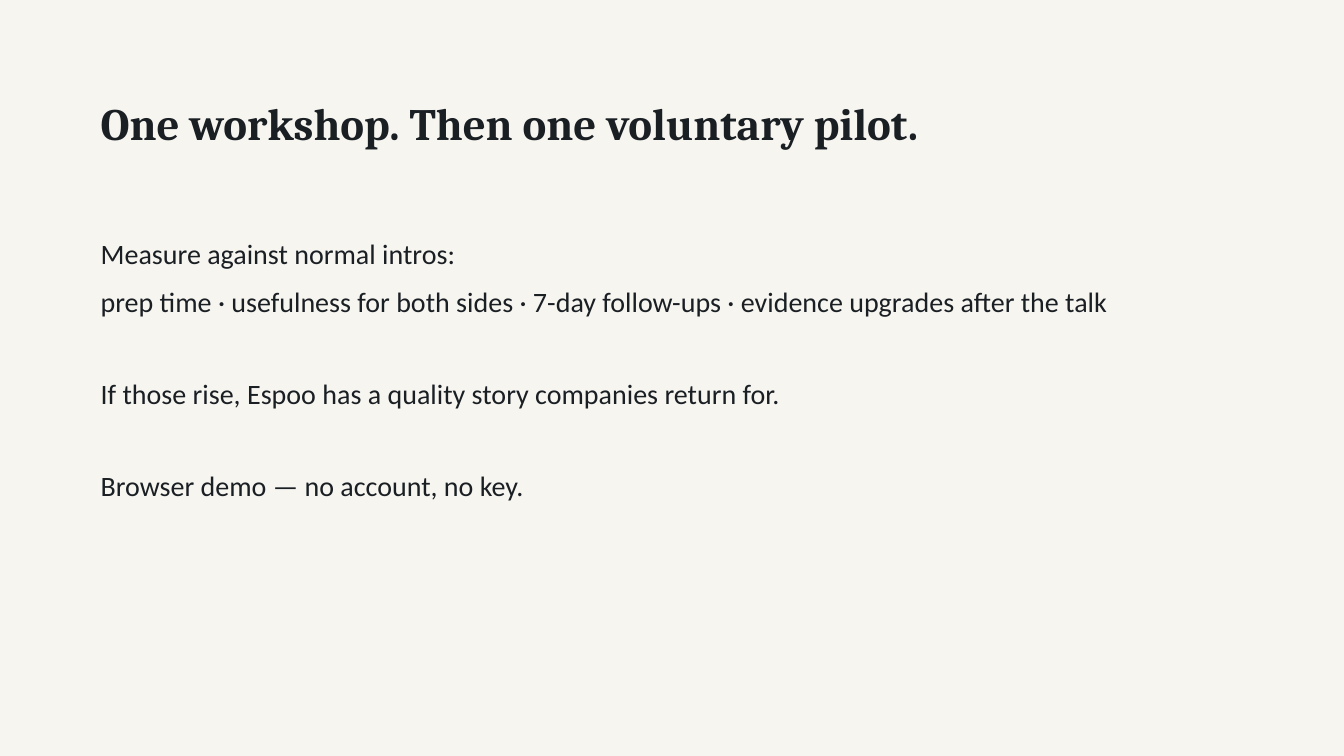
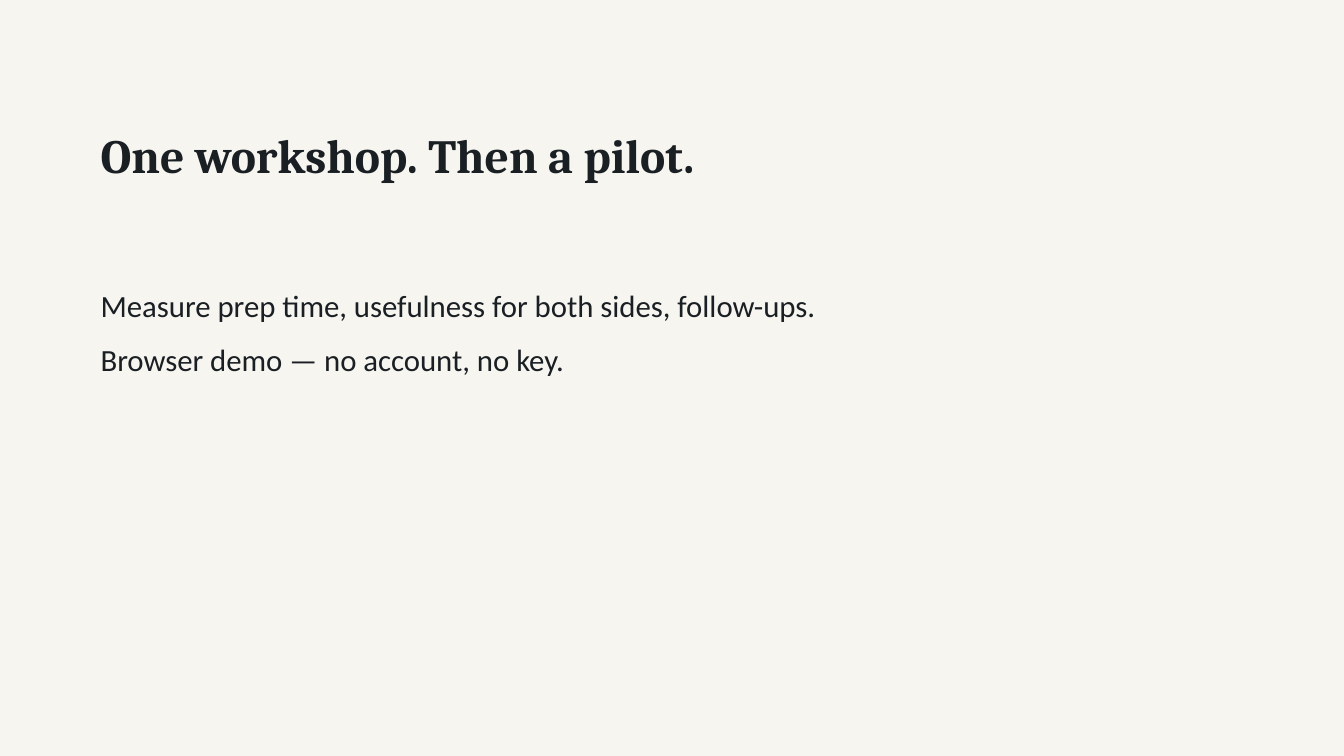
Before and after one commit to Abdullah12has/commonground-espoo, a slide deck: slide 8 of submission/CommonGround_Espoo_Pitch.pptx. Drawn at 1344x756 pixels with LibreOffice and Linux fonts; fonts in the diff are those of the drawing. Boxes give left, top, right and bottom in pixels: in the first picture for what was removed or moved away, otherwise in the second. Text is boxed around its words. In the diff, an @@ line names an element or a change of style, - is before the commit and + after.

```diff
--- a/submission/CommonGround_Espoo_Pitch.pptx
+++ b/submission/CommonGround_Espoo_Pitch.pptx
@@ text at (101, 140, 695, 183): text changed; size 32 to 34 pt @@
-One workshop. Then one voluntary pilot.
+One workshop. Then a pilot.
@@ text "Measure prep time, usefulness for ...": place and size @@
-text "Measure prep time, usefulness for ..." at (101, 244, 1107, 501)
+text "Measure prep time, usefulness for ..." at (101, 295, 815, 376)
@@ text at (101, 295, 815, 322): text changed; size 20 to 22 pt @@
-Measure against normal intros:
-prep time · usefulness for both sides · 7-day follow-ups · evidence upgrades after the talk
-If those rise, Espoo has a quality story companies return for.
+Measure prep time, usefulness for both sides, follow-ups.
@@ text at (101, 349, 564, 376): size 20 to 22 pt in "Browser demo — no account, no key."; more space between paragraphs @@
```
Also in this commit, not shown: 4 other slides changed, 4 slides added, 4 slides removed, 4 other files.
